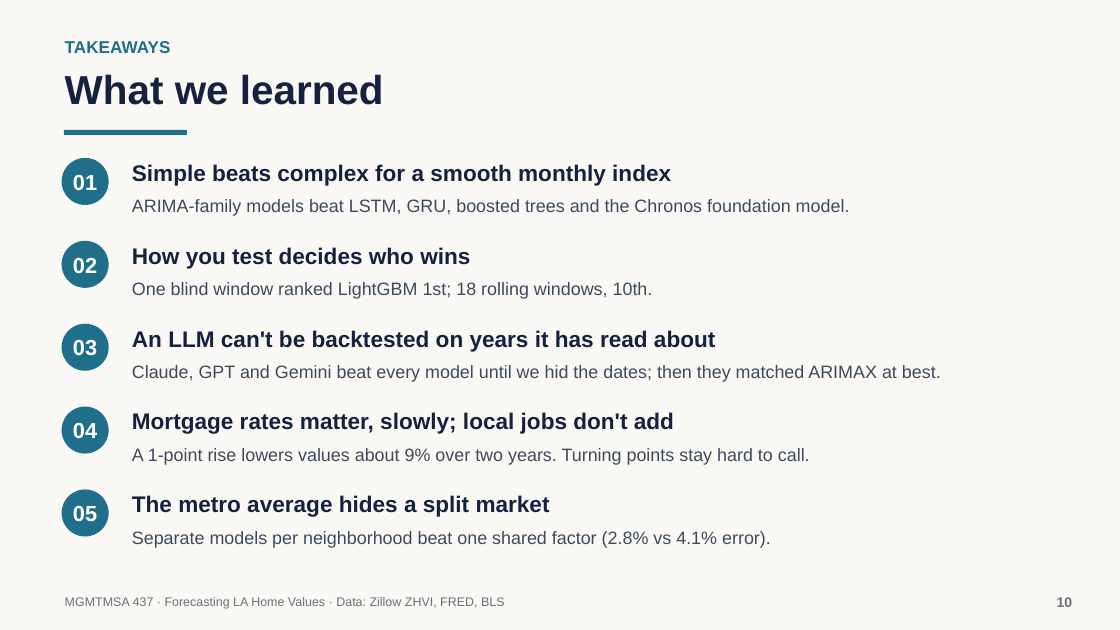
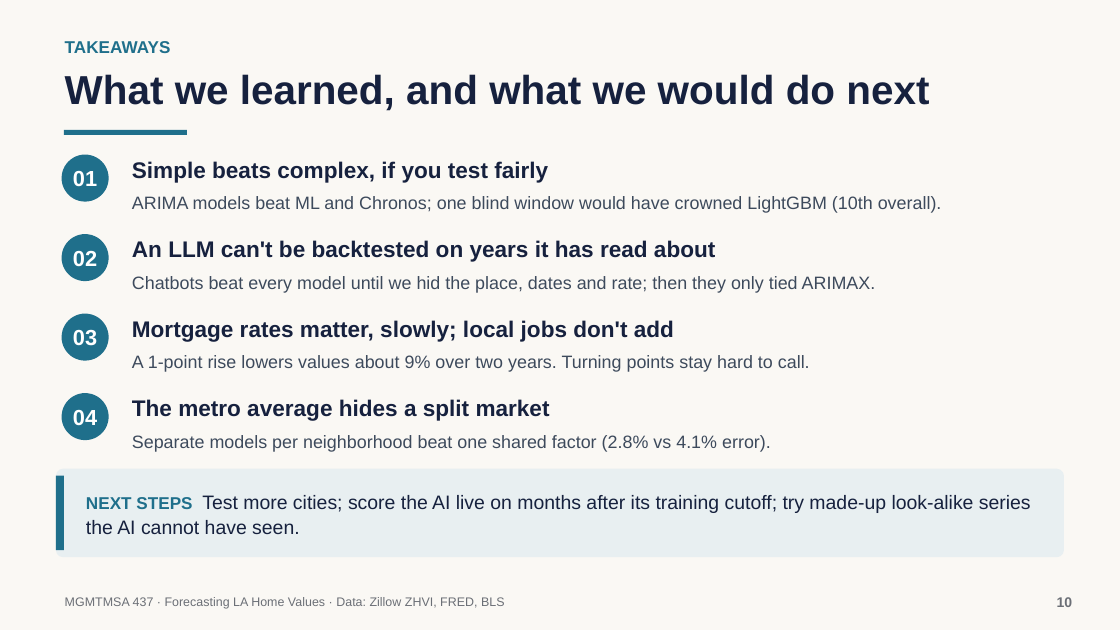
Before and after one commit to neiltd/la-housing-forecast, a slide deck: slide 10 of slides/LA_home_values_slides.pptx. Drawn at 1120x630 pixels with LibreOffice and Linux fonts; fonts in the diff are those of the drawing. Boxes give left, top, right and bottom in pixels: in the first picture for what was removed or moved away, otherwise in the second. Text is boxed around its words. In the diff, an @@ line names an element or a change of style, - is before the commit and + after.

```diff
--- a/slides/LA_home_values_slides.pptx
+++ b/slides/LA_home_values_slides.pptx
@@ text at <box>65,74,929,111</box>: text changed @@
-What we learned
+What we learned, and what we would do next
@@ text at <box>132,161,548,183</box>: text changed @@
-Simple beats complex for a smooth monthly index
+Simple beats complex, if you test fairly
@@ text at <box>132,196,942,213</box>: text changed; size 14.5 to 11.5 pt; text colour #16213E to #3D4A5C; bold off @@
-How you test decides who wins
+ARIMA models beat ML and Chronos; one blind window would have crowned LightGBM (10th overall).
@@ text removed at <box>132,199,850,216</box> @@
-ARIMA-family models beat LSTM, GRU, boosted trees and the Chronos foundation model.
@@ 2 texts, 1 rounded rectangle: place and size @@
-2 texts, 1 rounded rectangle at <box>62,175,109,288</box>
+2 texts, 1 rounded rectangle at <box>62,171,109,281</box>
@@ text "An LLM can't be backtested ...": place and size @@
-text "An LLM can't be backtested ..." at <box>132,330,715,352</box>
+text "An LLM can't be backtested ..." at <box>132,240,715,262</box>
@@ text at <box>132,276,876,293</box>: text changed @@
-Claude, GPT and Gemini beat every model until we hid the dates; then they matched ARIMAX at best.
+Chatbots beat every model until we hid the place, dates and rate; then they only tied ARIMAX.
@@ text removed at <box>132,282,653,299</box> @@
-One blind window ranked LightGBM 1st; 18 rolling windows, 10th.
@@ text "03": place and size @@
-text "03" at <box>73,340,97,356</box>
+text "03" at <box>73,330,97,346</box>
@@ rounded rectangle: place and size @@
-rounded rectangle at <box>62,324,109,371</box>
+rounded rectangle at <box>62,314,109,361</box>
@@ text "04": place and size @@
-text "04" at <box>73,423,97,439</box>
+text "04" at <box>73,410,97,426</box>
@@ rounded rectangle: place and size @@
-rounded rectangle at <box>62,407,109,454</box>
+rounded rectangle at <box>62,393,109,440</box>
@@ 4 texts: place and size @@
-4 texts at <box>132,412,810,548</box>
+4 texts at <box>132,320,810,452</box>
@@ rounded rectangle added at <box>56,468,1064,557</box>, fill #E8EFF1 @@
@@ rectangle added at <box>56,476,64,550</box>, fill #1F6F8B @@
@@ rounded rectangle removed at <box>62,489,109,536</box> @@
@@ text removed at <box>73,506,97,522</box> @@
-05
@@ text added at <box>86,495,1031,534</box>, 12.5 pt, text #16213E @@
+NEXT STEPS Test more cities; score the AI live on months after its training cutoff; try made-up look-alike series the AI cannot have seen.
```
Also in this commit, not shown: 4 other slides changed, 1 slide added, 1 slide removed, 3 other files.
